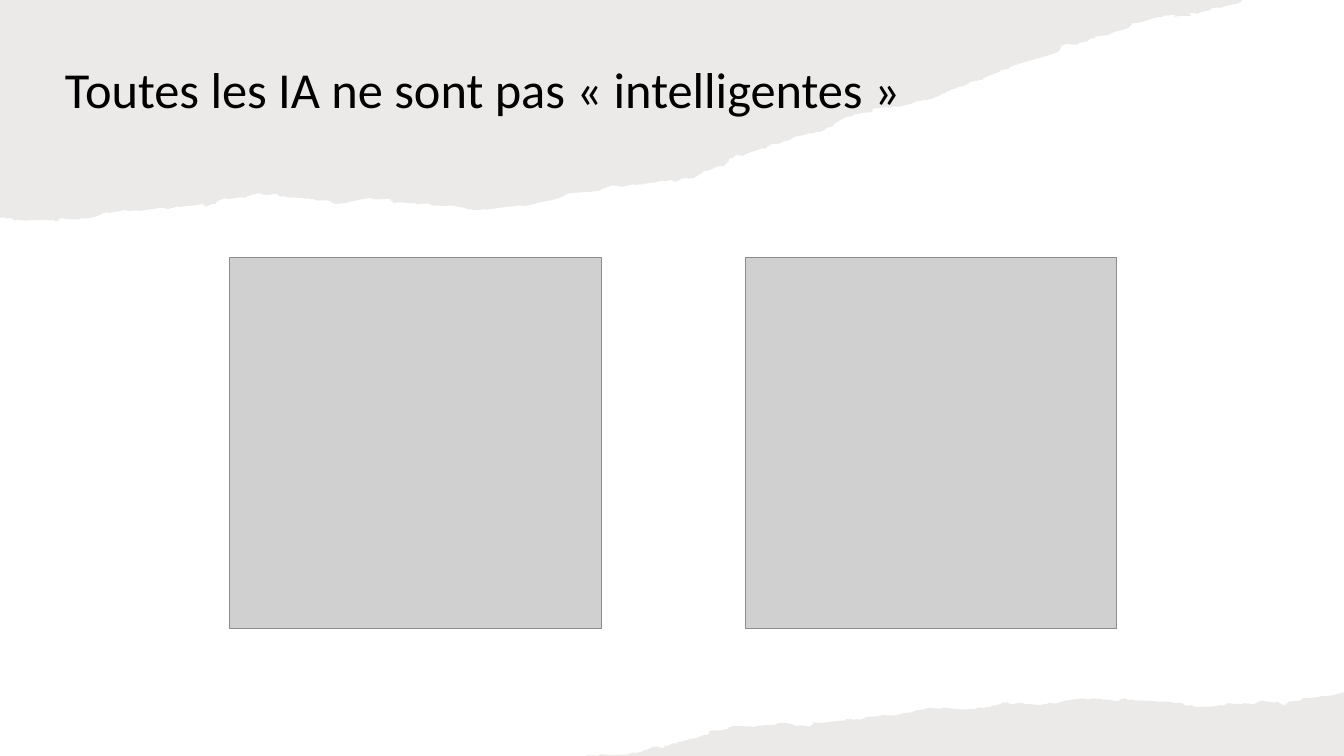
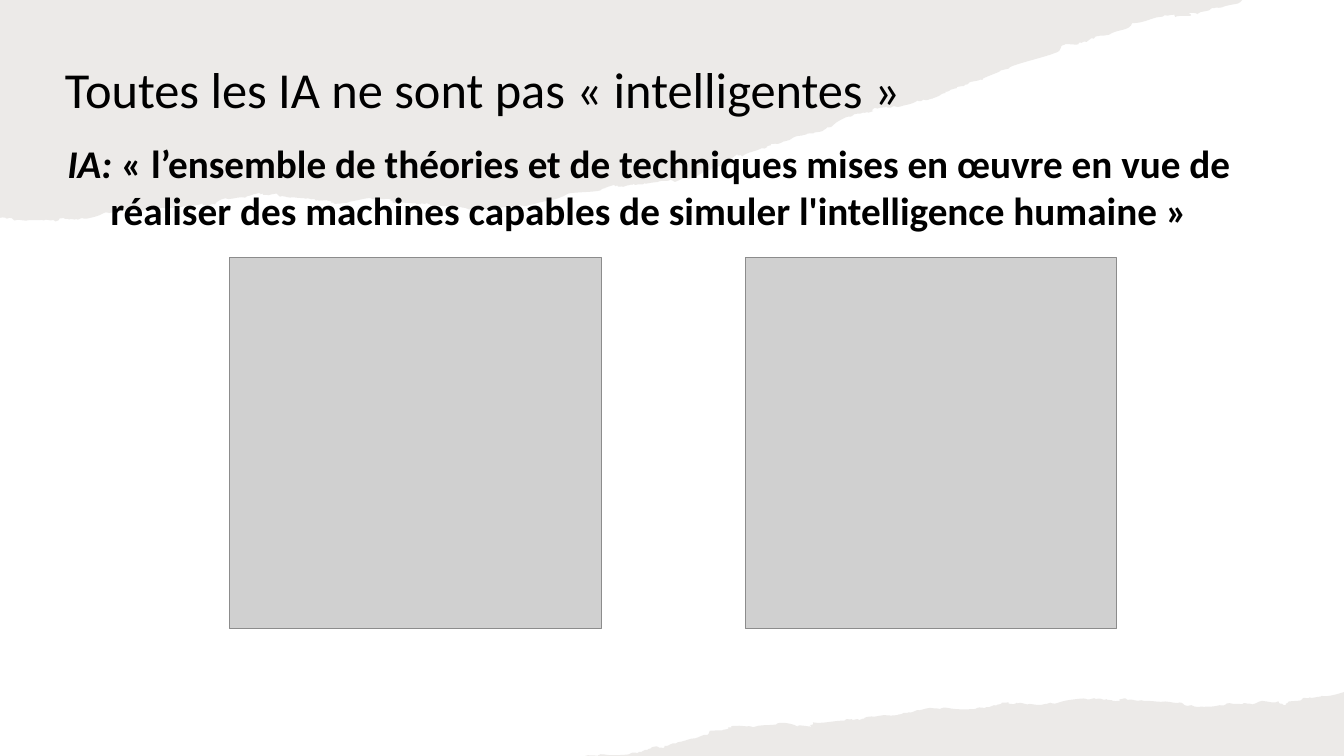
Before and after one commit to pauldubois98/AI-MythsReality, a slide deck: slide 6 of slides.pptx (slide 5 before the commit). Drawn at 1344x756 pixels with LibreOffice and Linux fonts; fonts in the diff are those of the drawing; grey boxes stand for pictures. Boxes give left, top, right and bottom in pixels: in the first picture for what was removed or moved away, otherwise in the second. Text is boxed around its words. In the diff, an @@ line names an element or a change of style, - is before the commit and + after.

```diff
--- a/slides.pptx
+++ b/slides.pptx
@@ text added at (x1=67, y1=149, x2=1230, y2=232), 28 pt, text #000000, bold @@
+IA: « l’ensemble de théories et de techniques mises en œuvre en vue de réaliser des machines capables de simuler l'intelligence humaine »
```
Also in this commit, not shown: 1 slide added.
